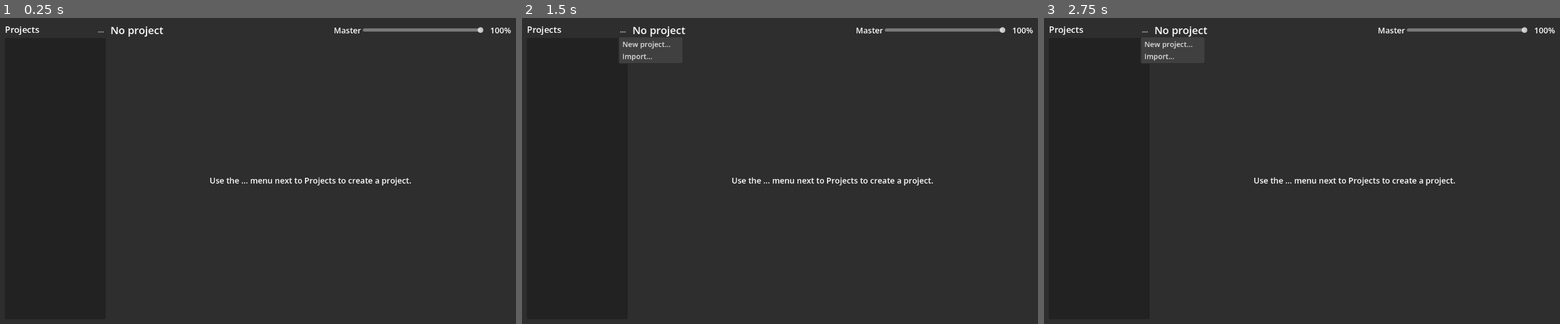
Above: before the commit, frames 1-3 (left to right).
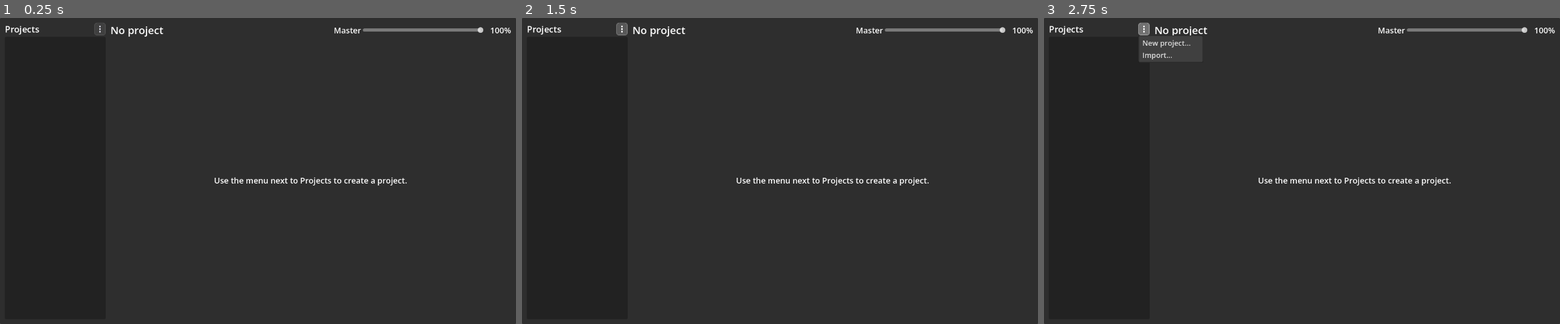
Above: after the commit, the same moments.

Repository: vilok-vii/simple_sound
Game: Godot game, scene res://main.tscn
Two runs of this game, one before a commit and one after it. Both use one fixed random seed, a clock stepped at 60 frames per second and the inputs below.
Inputs (mouse positions are in pixels of both pictures, inside the frame that each line leads up to):
- Up to frame 1 (0.25 s): no input
- Up to frame 2 (1.5 s): click (625, 30) at 0.5 s, where only the run before the commit has a clickable "..."; click (625, 30) at 1.25 s, where only the run before the commit has a clickable "..."
- Up to frame 3 (2.75 s): click (1147, 30) at 2 s, where only the run before the commit has a clickable "..."

The runs differ from the first frame. In frame 1, 0.5% of the frame differs, in the area x 1-80%, y 1-55%; in frame 2, 0.9%; in frame 3, 0.8%.

Commit message:
Vertical dots menu button, convert loop/SFX, right-click menus back
- New DotsButton: three vertical dots on their own background that
  brightens on hover and click; used on loops, SFX tiles and projects.
- Loops and SFX can be converted into each other from their menu,
  keeping name, volume and hotkey.
- Esc no longer stops all SFX; the Stop all SFX button stays.
- The projects header menu now only offers New project and Import;
  right-clicking a project keeps the full menu.
- Right-clicking a sound opens the same menu as its dots button.

Co-Authored-By: Claude Opus 5.5 <noreply@anthropic.com>
Claude-Session: https://claude.ai/code/session_01TD36nQTzNZ58CbkA6gjACY

Diff:
--- /dev/null
+++ b/scripts/dots_button.gd
@@ -0,0 +1,40 @@
+class_name DotsButton
+extends MenuButton
+## A menu button drawn as three vertical dots on its own small background,
+## so it reads as a separate button and reacts to hover and clicks.
+
+const SIZE := Vector2(28, 30)
+const DOT_RADIUS := 2.4
+const DOT_SPACING := 6.5
+const DOT_COLOR := Color(0.82, 0.82, 0.86)
+const DOT_ACTIVE_COLOR := Color(1, 1, 1)
+
+
+func _init() -> void:
+	focus_mode = Control.FOCUS_NONE
+	flat = false
+	text = ""
+	custom_minimum_size = SIZE
+	tooltip_text = ""
+	_set_style("normal", Color(1, 1, 1, 0.08), Color(1, 1, 1, 0.16))
+	_set_style("hover", Color(1, 1, 1, 0.20), Color(1, 1, 1, 0.35))
+	_set_style("pressed", Color(1, 1, 1, 0.32), Color(1, 1, 1, 0.5))
+	_set_style("hover_pressed", Color(1, 1, 1, 0.32), Color(1, 1, 1, 0.5))
+	_set_style("disabled", Color(1, 1, 1, 0.04), Color(1, 1, 1, 0.08))
+	add_theme_stylebox_override("focus", StyleBoxEmpty.new())
+
+
+func _draw() -> void:
+	var color := DOT_ACTIVE_COLOR if is_hovered() or is_pressed() else DOT_COLOR
+	var center := size / 2.0
+	for i in [-1, 0, 1]:
+		draw_circle(center + Vector2(0.0, i * DOT_SPACING), DOT_RADIUS, color)
+
+
+func _set_style(state: String, bg: Color, border: Color) -> void:
+	var style := StyleBoxFlat.new()
+	style.bg_color = bg
+	style.border_color = border
+	style.set_border_width_all(1)
+	style.set_corner_radius_all(5)
+	add_theme_stylebox_override(state, style)
--- a/scripts/main.gd
+++ b/scripts/main.gd
@@ -28,7 +28,7 @@
 
 var project_list: ItemList
 var project_menu: PopupMenu
-var projects_menu_button: Button
+var projects_menu_button: DotsButton
 var menu_project := ""
 var export_project := ""
 var delete_project := ""
@@ -83,11 +83,6 @@
 	if get_viewport().gui_get_focus_owner() is LineEdit:
 		return
 
-	if key.keycode == KEY_ESCAPE:
-		_stop_all_sfx()
-		get_viewport().set_input_as_handled()
-		return
-
 	var code := key.get_keycode_with_modifiers()
 	for row in rows:
 		if row.is_sfx() and row.get_hotkey() == code:
@@ -201,7 +196,7 @@
 		_show_project_menu("")
 
 
-func _show_project_menu(project_name: String, from_button := false) -> void:
+func _show_project_menu(project_name: String) -> void:
 	menu_project = project_name
 	project_menu.clear()
 	if project_name != "":
@@ -216,8 +211,6 @@
 	project_menu.add_item("New project...", PROJECT_NEW)
 	project_menu.add_item("Import...", PROJECT_IMPORT)
 	var at := project_list.get_screen_position() + project_list.get_local_mouse_position()
-	if from_button:
-		at = projects_menu_button.get_screen_position() + Vector2(0, projects_menu_button.size.y)
 	project_menu.popup(Rect2i(Vector2i(at), Vector2i.ZERO))
 
 
@@ -421,6 +414,7 @@
 	row.bind_requested.connect(_on_bind_requested)
 	row.rename_requested.connect(_on_rename_track)
 	row.move_requested.connect(_on_move_track)
+	row.convert_requested.connect(_on_convert_track)
 	rows.append(row)
 
 
@@ -446,12 +440,32 @@
 	if from == to:
 		return
 	list.move_child(row, to)
+	_sync_track_order()
+	_save_project()
+
+
+## Turns a loop into an SFX or the other way round; it goes to the end of the
+## other column and keeps its name, volume and hotkey.
+func _on_convert_track(row: TrackRow) -> void:
+	if binding_row == row:
+		binding_row = null
+	var track := row.data
+	track["mode"] = "sfx" if row.is_loop() else "loop"
+	row.stop()
+	rows.erase(row)
+	row.queue_free()
+	_create_row(track)
+	_sync_track_order()
+	_save_project()
+
+
+## Rebuilds `rows` and `tracks` in the order they are shown.
+func _sync_track_order() -> void:
 	rows.clear()
 	for child in loop_box.get_children() + sfx_box.get_children():
 		if child is TrackRow and not child.is_queued_for_deletion():
 			rows.append(child)
 	tracks = rows.map(func(r: TrackRow) -> Dictionary: return r.data)
-	_save_project()
 
 
 ## Drops in the gaps between sounds go next to the closest one.
@@ -665,10 +679,11 @@
 	var projects_title := _make_label("Projects", 22)
 	projects_title.size_flags_horizontal = SIZE_EXPAND_FILL
 	sidebar_header.add_child(projects_title)
-	var projects_button := _make_button("...", func() -> void: _show_project_menu(current_project, true))
-	projects_button.flat = true
-	sidebar_header.add_child(projects_button)
-	projects_menu_button = projects_button
+	projects_menu_button = DotsButton.new()
+	projects_menu_button.get_popup().add_item("New project...", PROJECT_NEW)
+	projects_menu_button.get_popup().add_item("Import...", PROJECT_IMPORT)
+	projects_menu_button.get_popup().id_pressed.connect(_on_project_menu_pressed)
+	sidebar_header.add_child(projects_menu_button)
 
 	project_list = ItemList.new()
 	project_list.size_flags_vertical = SIZE_EXPAND_FILL
@@ -714,7 +729,7 @@
 	master_label.horizontal_alignment = HORIZONTAL_ALIGNMENT_RIGHT
 	top.add_child(master_label)
 
-	no_project_label = _make_label("Use the ... menu next to Projects to create a project.", 20)
+	no_project_label = _make_label("Use the menu next to Projects to create a project.", 20)
 	no_project_label.size_flags_vertical = SIZE_EXPAND_FILL
 	no_project_label.horizontal_alignment = HORIZONTAL_ALIGNMENT_CENTER
 	no_project_label.vertical_alignment = VERTICAL_ALIGNMENT_CENTER
@@ -731,7 +746,7 @@
 	var spacer := Control.new()
 	spacer.size_flags_horizontal = SIZE_EXPAND_FILL
 	actions.add_child(spacer)
-	actions.add_child(_make_button("Stop all SFX (Esc)", _stop_all_sfx))
+	actions.add_child(_make_button("Stop all SFX", _stop_all_sfx))
 
 	var columns := HBoxContainer.new()
 	columns.size_flags_vertical = SIZE_EXPAND_FILL
--- a/scripts/track_row.gd
+++ b/scripts/track_row.gd
@@ -3,16 +3,17 @@
 ## One sound in the workspace. A loop is a row with a volume slider that plays
 ## until removed. An SFX is a tile with a big play button that plays once;
 ## pressing it again layers another copy on top. Other options are in the
-## "..." menu, names are renamed by double-clicking, and rows are reordered
-## by dragging them.
+## dots menu (also on right-click), names are renamed by double-clicking, and
+## rows are reordered by dragging them.
 
 signal changed
 signal remove_requested(row: TrackRow)
 signal bind_requested(row: TrackRow)
 signal rename_requested(row: TrackRow, new_name: String)
 signal move_requested(row: TrackRow, target: TrackRow, after: bool)
-
-enum { MENU_PLAY, MENU_STOP, MENU_SET_KEY, MENU_CLEAR_KEY, MENU_RENAME, MENU_REMOVE }
+signal convert_requested(row: TrackRow)
+
+enum { MENU_PLAY, MENU_STOP, MENU_SET_KEY, MENU_CLEAR_KEY, MENU_RENAME, MENU_CONVERT, MENU_REMOVE }
 
 const DRAG_TYPE := "simple_sound_track"
 ## How many copies of one SFX can play on top of each other.
@@ -32,7 +33,7 @@
 var _style := StyleBoxFlat.new()
 var _name_label: Label
 var _name_edit: LineEdit
-var _menu_button := MenuButton.new()
+var _menu_button := DotsButton.new()
 var _menu: PopupMenu
 var _play_button: PlayButton
 var _progress: ProgressBar
@@ -93,6 +94,7 @@
 		_build_tile()
 	else:
 		_build_loop_row()
+	gui_input.connect(_on_gui_input)
 
 	if is_loop() and stream:
 		player.play()
@@ -125,6 +127,7 @@
 	_volume_slider.size_flags_vertical = SIZE_SHRINK_CENTER
 	_volume_slider.focus_mode = Control.FOCUS_NONE
 	_volume_slider.value_changed.connect(_on_volume_changed)
+	_volume_slider.gui_input.connect(_on_gui_input)
 	_forward_drop(_volume_slider)
 
 	_volume_label = Label.new()
@@ -135,9 +138,6 @@
 
 
 func _build_menu() -> void:
-	_menu_button.text = "..."
-	_menu_button.flat = true
-	_menu_button.focus_mode = Control.FOCUS_NONE
 	_forward_drop(_menu_button)
 	_menu = _menu_button.get_popup()
 	if is_sfx():
@@ -148,6 +148,8 @@
 		_menu.add_item("Clear hotkey", MENU_CLEAR_KEY)
 		_menu.add_separator()
 	_menu.add_item("Rename", MENU_RENAME)
+	_menu.add_item("Convert to SFX" if is_loop() else "Convert to loop", MENU_CONVERT)
+	_menu.add_separator()
 	_menu.add_item("Remove", MENU_REMOVE)
 	_menu.id_pressed.connect(_on_menu_pressed)
 	_menu.about_to_popup.connect(_update_menu)
@@ -190,13 +192,18 @@
 	_play_button.focus_mode = Control.FOCUS_NONE
 	_play_button.disabled = player.stream == null
 	_play_button.pressed.connect(play)
+	_play_button.gui_input.connect(_on_gui_input)
 	_play_button.set_drag_forwarding(_get_drag_data, _can_drop_data, _drop_data)
 	box.add_child(_play_button)
 	_update_key_text()
 
 	# The "..." menu sits in the top-right corner of the play button.
 	_play_button.add_child(_menu_button)
-	_menu_button.set_anchors_and_offsets_preset(Control.PRESET_TOP_RIGHT)
+	_menu_button.set_anchors_preset(Control.PRESET_TOP_RIGHT)
+	_menu_button.offset_left = -DotsButton.SIZE.x - 4
+	_menu_button.offset_right = -4
+	_menu_button.offset_top = 4
+	_menu_button.offset_bottom = 4 + DotsButton.SIZE.y
 
 	_name_label.horizontal_alignment = HORIZONTAL_ALIGNMENT_CENTER
 	_name_label.autowrap_mode = TextServer.AUTOWRAP_WORD_SMART
@@ -309,8 +316,18 @@
 			set_hotkey(0)
 		MENU_RENAME:
 			start_rename()
+		MENU_CONVERT:
+			convert_requested.emit(self)
 		MENU_REMOVE:
 			remove_requested.emit(self)
+
+
+## Right-click anywhere on the sound opens the same menu as the dots button.
+func _on_gui_input(event: InputEvent) -> void:
+	if event is InputEventMouseButton and event.pressed and event.button_index == MOUSE_BUTTON_RIGHT:
+		_update_menu()
+		_menu.popup(Rect2i(Vector2i(get_screen_position() + get_local_mouse_position()), Vector2i.ZERO))
+		get_viewport().set_input_as_handled()
 
 
 # --- Drag and drop to reorder ---------------------------------------------------
Not shown, added: scripts/dots_button.gd.uid
Not shown, changed: README.md
